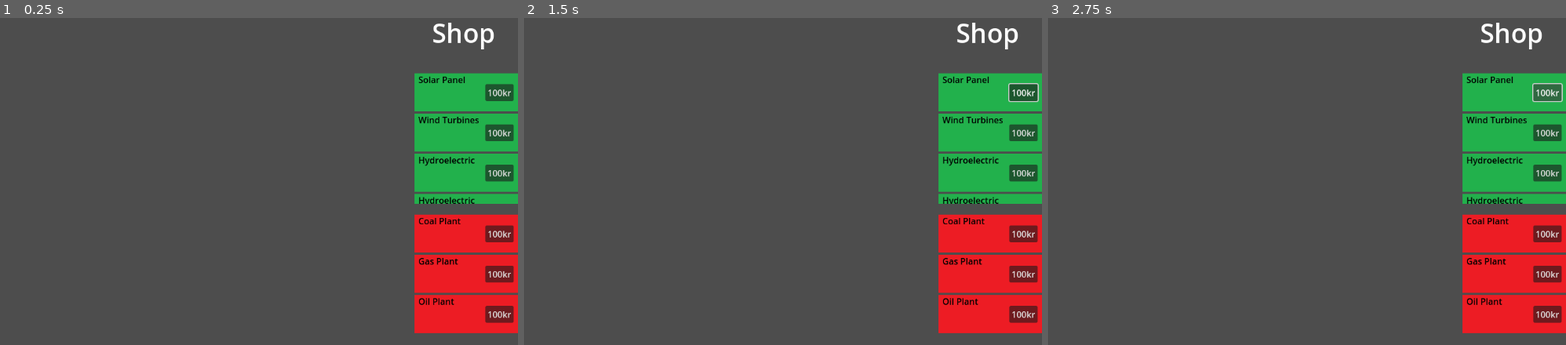
Above: before the commit, frames 1-3 (left to right).
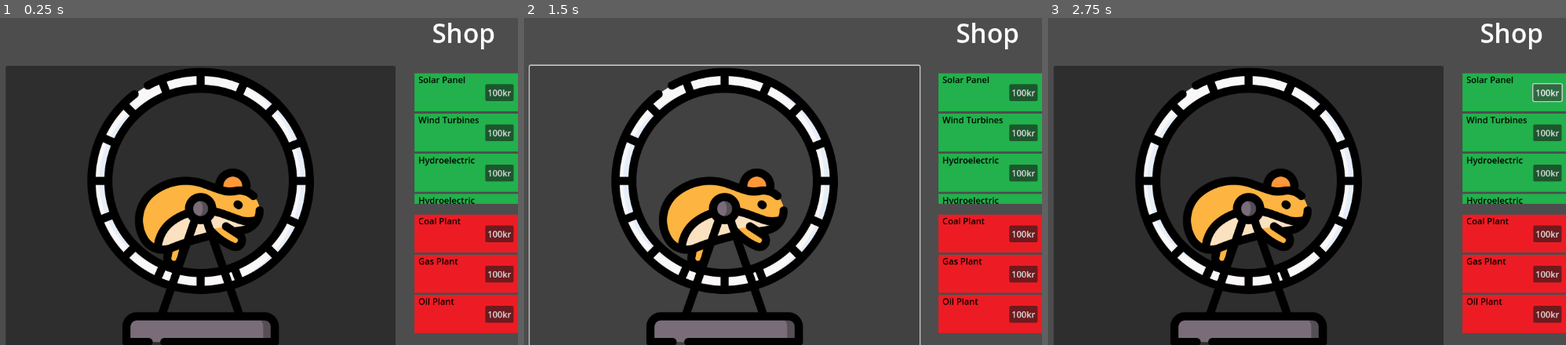
Above: after the commit, the same moments.

Repository: accuracytf/PowerClicker
Game: Godot game, scene res://scenes/main.tscn
The game is run twice, just before and just after one commit, with the same random seed, the same clock (stepped at 60 frames per second) and the same inputs.
Inputs (mouse positions are in pixels of both pictures, inside the frame that each line leads up to):
- Up to frame 1 (0.25 s): no input
- Up to frame 2 (1.5 s): click "100kr" at 0.5 s; click (726, 207) at 1.27 s
- Up to frame 3 (2.75 s): click "100kr" at 2 s

The runs differ from the first frame. In frame 1, 64% of the frame differs, in the area x 1-77%, y 14-100%; in frame 2, 19%; in frame 3, 64%.

Commit message:
clicker början

Diff:
--- /dev/null
+++ b/powerclicker/scenes/clicker.tscn
@@ -0,0 +1,10 @@
+[gd_scene load_steps=2 format=3 uid="uid://jj5m3peh4a07"]
+
+[ext_resource type="Texture2D" uid="uid://cxq3xyamxarl6" path="res://sprites/7078923.png" id="1_k2fnr"]
+
+[node name="Clicker" type="Node2D"]
+
+[node name="7078923" type="Sprite2D" parent="."]
+position = Vector2(523, 451)
+scale = Vector2(0.664063, 0.714844)
+texture = ExtResource("1_k2fnr")
--- /dev/null
+++ b/powerclicker/scenes/clicker_container.gd
@@ -0,0 +1,20 @@
+extends Control
+
+
+# Called when the node enters the scene tree for the first time.
+func _ready() -> void:
+	pass # Replace with function body.
+
+var clicked = false
+var amount = 1;
+# Called every frame. 'delta' is the elapsed time since the previous frame.
+func _process(delta: float) -> void:
+	if(clicked == true): push_warning("hej")
+
+	pass
+
+
+func _on_button_pressed() -> void:
+	clicked = true
+
+	pass # Replace with function body.
--- a/powerclicker/scenes/main.tscn
+++ b/powerclicker/scenes/main.tscn
@@ -1,6 +1,8 @@
-[gd_scene load_steps=2 format=3 uid="uid://b1m33vb1mh7wr"]
+[gd_scene load_steps=4 format=3 uid="uid://b1m33vb1mh7wr"]
 
 [ext_resource type="PackedScene" uid="uid://de2me0flre225" path="res://scenes/shop.tscn" id="1_54ehq"]
+[ext_resource type="Script" path="res://scenes/clicker_container.gd" id="2_cyt1b"]
+[ext_resource type="Texture2D" uid="uid://cxq3xyamxarl6" path="res://sprites/7078923.png" id="3_28rb2"]
 
 [node name="Control" type="Control"]
 layout_mode = 3
@@ -31,6 +33,27 @@
 anchor_bottom = 1.0
 grow_vertical = 2
 
+[node name="Clicker_Container" type="Control" parent="."]
+custom_minimum_size = Vector2(200, 0)
+layout_mode = 1
+anchors_preset = 9
+anchor_bottom = 1.0
+offset_left = 230.0
+offset_top = 142.0
+offset_right = 940.0
+offset_bottom = 1.0
+grow_vertical = 2
+script = ExtResource("2_cyt1b")
+
+[node name="Button" type="Button" parent="Clicker_Container"]
+layout_mode = 0
+offset_left = -19.0
+offset_top = -8.0
+offset_right = 697.0
+offset_bottom = 508.0
+icon = ExtResource("3_28rb2")
+icon_alignment = 1
+
 [node name="Top_container" type="Control" parent="."]
 custom_minimum_size = Vector2(752, 150)
 layout_mode = 1
@@ -41,3 +64,5 @@
 offset_right = 376.0
 offset_bottom = 150.0
 grow_horizontal = 2
+
+[connection signal="pressed" from="Clicker_Container/Button" to="Clicker_Container" method="_on_button_pressed"]
--- /dev/null
+++ b/powerclicker/scenes/main_clicker.tscn
@@ -0,0 +1,16 @@
+[gd_scene load_steps=2 format=3 uid="uid://d0lfth2xtlfpt"]
+
+[ext_resource type="Texture2D" uid="uid://cxq3xyamxarl6" path="res://sprites/7078923.png" id="1_ejynu"]
+
+[node name="MainClicker" type="Control"]
+layout_mode = 3
+anchors_preset = 15
+anchor_right = 1.0
+anchor_bottom = 1.0
+grow_horizontal = 2
+grow_vertical = 2
+
+[node name="7078923" type="Sprite2D" parent="."]
+position = Vector2(365, 262)
+scale = Vector2(0.827148, 0.767578)
+texture = ExtResource("1_ejynu")
Binary file added: powerclicker/sprites/7078923.png
Not shown, added: powerclicker/sprites/7078923.png.import
